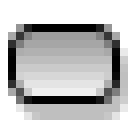
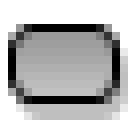
Revision of a layered 128x128 image; what changed, layer by layer:
pixels changed over [16, 32, 112, 96] (layer not identified)
